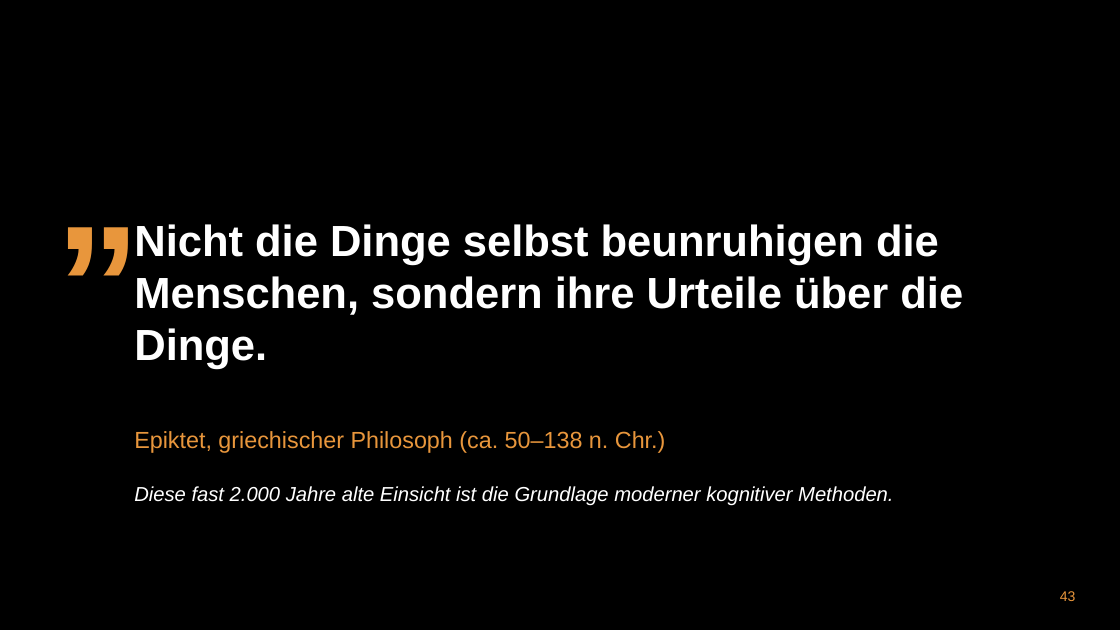
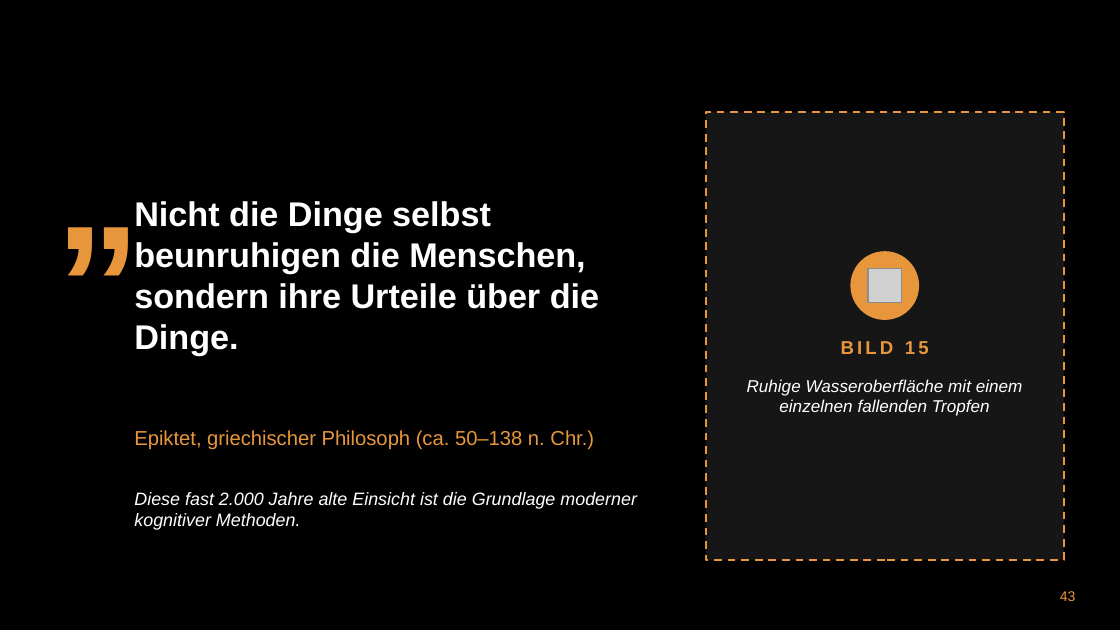
Before and after one commit to munderlohsven-dev/BVKT, a slide deck: slide 43 of praesentationen/zweitagesseminar_mentale_staerke_achtsamkeit/Zweitagesseminar_Mentale_Staerke_Achtsamkeit.pptx. Drawn at 1120x630 pixels with LibreOffice and Linux fonts; fonts in the diff are those of the drawing; grey boxes stand for pictures; background and template pictures are left out. Boxes give left, top, right and bottom in pixels: in the first picture for what was removed or moved away, otherwise in the second. Text is boxed around its words. In the diff, an @@ line names an element or a change of style, - is before the commit and + after.

```diff
--- a/praesentationen/zweitagesseminar_mentale_staerke_achtsamkeit/Zweitagesseminar_Mentale_Staerke_Achtsamkeit.pptx
+++ b/praesentationen/zweitagesseminar_mentale_staerke_achtsamkeit/Zweitagesseminar_Mentale_Staerke_Achtsamkeit.pptx
@@ rectangle added at bbox=[706, 112, 1064, 560], fill #161616, outline #E8963C 1.25 pt dashed @@
@@ text "Nicht die Dinge selbst beunruhigen ...": place and size @@
-text "Nicht die Dinge selbst beunruhigen ..." at bbox=[134, 224, 963, 369]
+text "Nicht die Dinge selbst beunruhigen ..." at bbox=[134, 201, 599, 356]
@@ text "Nicht die Dinge selbst beunruhigen ..." at bbox=[134, 201, 599, 356]: size 28 to 22 pt @@
@@ ellipse added at bbox=[851, 252, 918, 319], fill #E8963C, outline #E8963C 1 pt @@
@@ picture added at bbox=[868, 269, 902, 302] @@
@@ text added at bbox=[841, 341, 929, 354], 12 pt, text #E8963C, bold @@
+BILD 15
@@ text added at bbox=[747, 379, 1023, 416], 11 pt, text #FFFFFF, italic @@
+Ruhige Wasseroberfläche mit einem einzelnen fallenden Tropfen
@@ text "Epiktet, griechischer Philosoph (ca. 50–138 ..." at bbox=[134, 430, 594, 450]: size 15 to 13 pt @@
@@ text "Diese fast 2.000 Jahre alte ..." at bbox=[134, 492, 637, 530]: size 13 to 11.5 pt @@
```
Also in this commit, not shown: 28 other slides changed, 7 other files.
